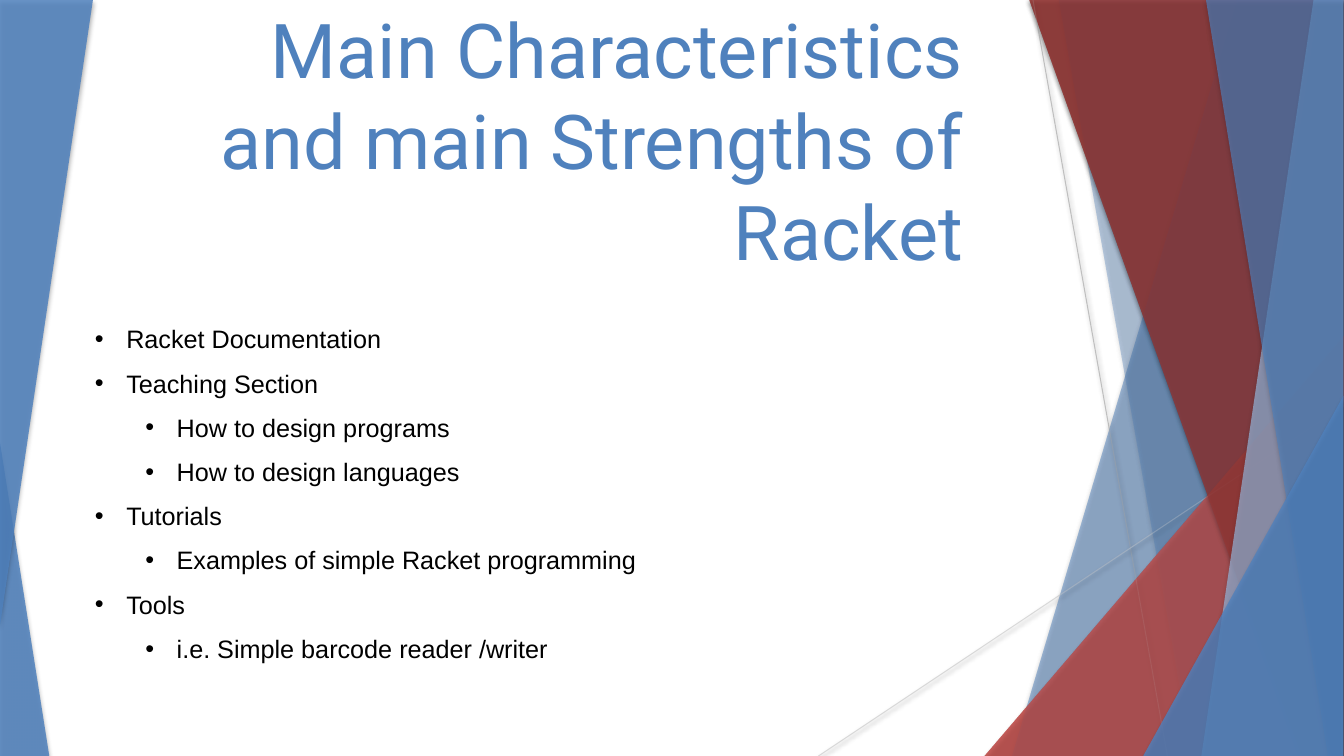
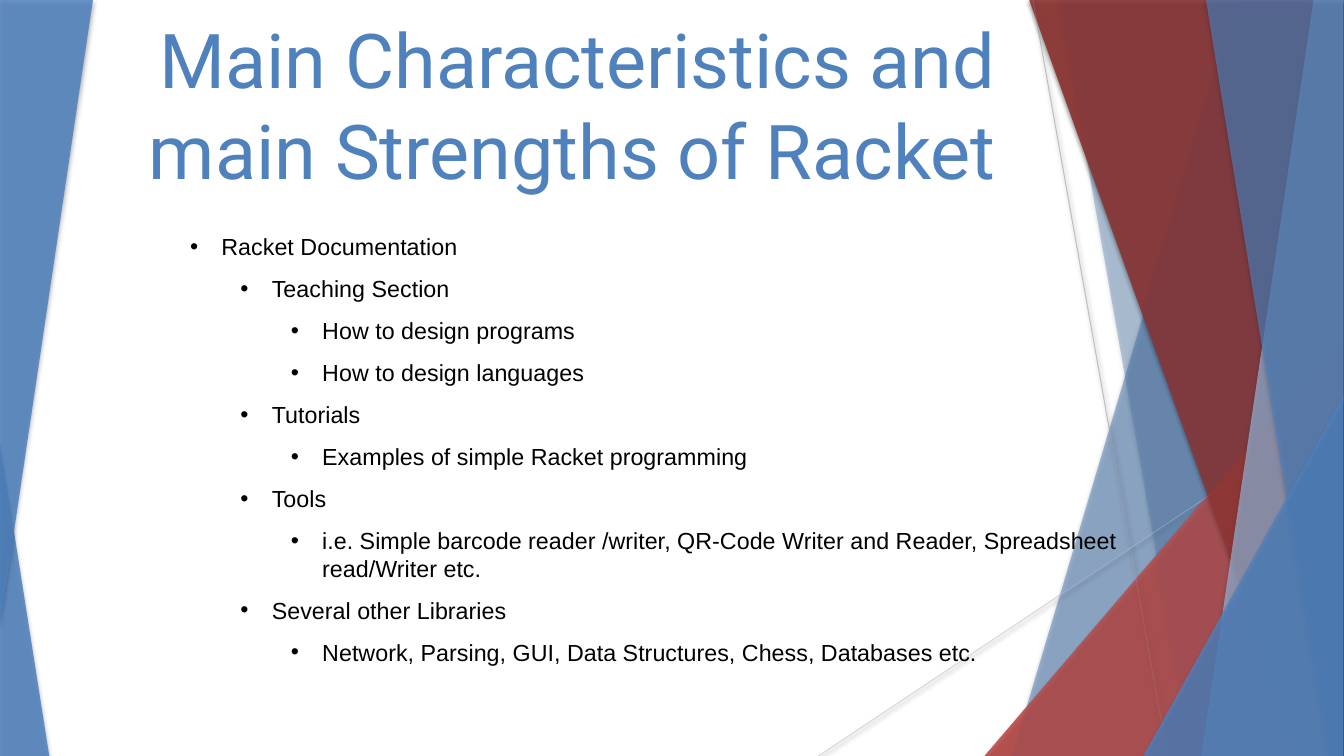
Before and after one commit to stevester94/CSC201_Project, a slide deck: slide 7 of CSC201Sec3Proj3Team4.pptx. Drawn at 1344x756 pixels with LibreOffice and Linux fonts; fonts in the diff are those of the drawing. Boxes give left, top, right and bottom in pixels: in the first picture for what was removed or moved away, otherwise in the second. Text is boxed around its words. In the diff, an @@ line names an element or a change of style, - is before the commit and + after.

```diff
--- a/CSC201Sec3Proj3Team4.pptx
+++ b/CSC201Sec3Proj3Team4.pptx
@@ text "Main Characteristics and main Strengths ..." rewrapped from (220,21,964,261) to (149,31,996,195) @@
@@ text "Racket Documentation": place and size @@
-text "Racket Documentation" at (126,329,635,664)
+text "Racket Documentation" at (221,238,1116,666)
@@ text at (221,238,747,508): size 18 to 16.6 pt in "Racket Documentation", "Teaching Section", "How to design programs", "How to design languages" and 3 more places; line spacing 1 to 0.8; list level 1 to 2 in "Teaching Section"; list level 2 to 3 in "How to design programs"; list level 2 to 3 in "How to design languages"; list level 1 to 2 in "Tutorials"; list level 2 to 3 in "Examples of simple Racket programming"; list level 1 to 2 in "Tools" @@
@@ text at (272,530,1116,666): text changed; size 18 to 16.6 pt @@
-  • i.e. Simple barcode reader /writer
+    • i.e. Simple barcode reader /writer, QR-Code Writer and Reader, Spreadsheet read/Writer etc.
+  • Several other Libraries
+    • Network, Parsing, GUI, Data Structures, Chess, Databases etc.
```
Also in this commit, not shown: 4 other slides changed.
